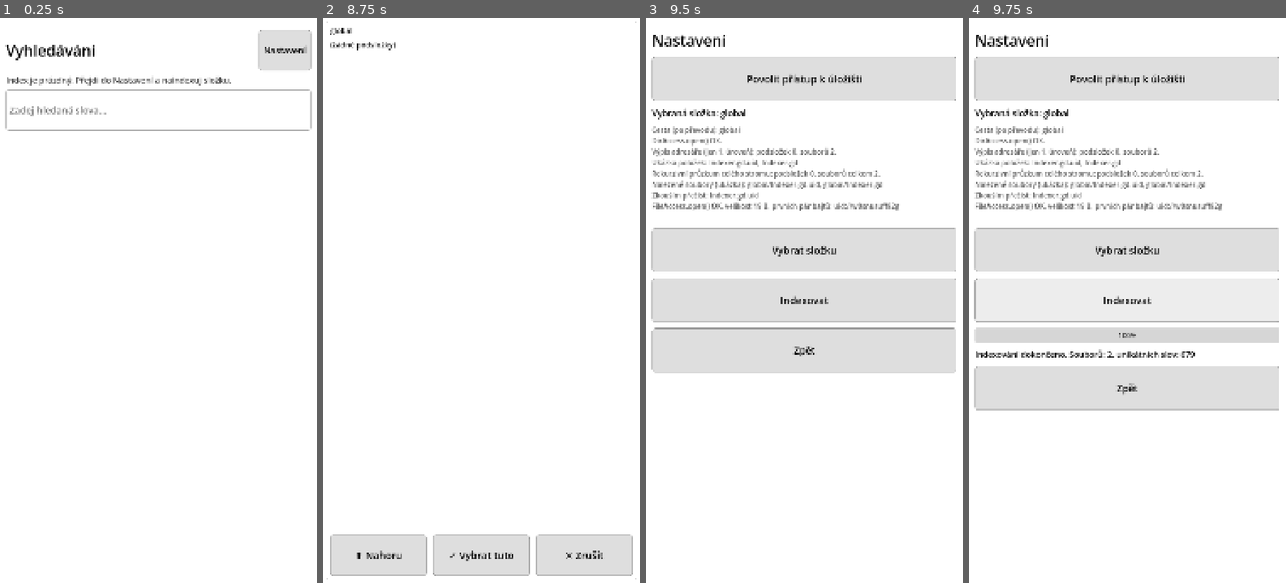
Above: before the commit, frames 1-4 (left to right).
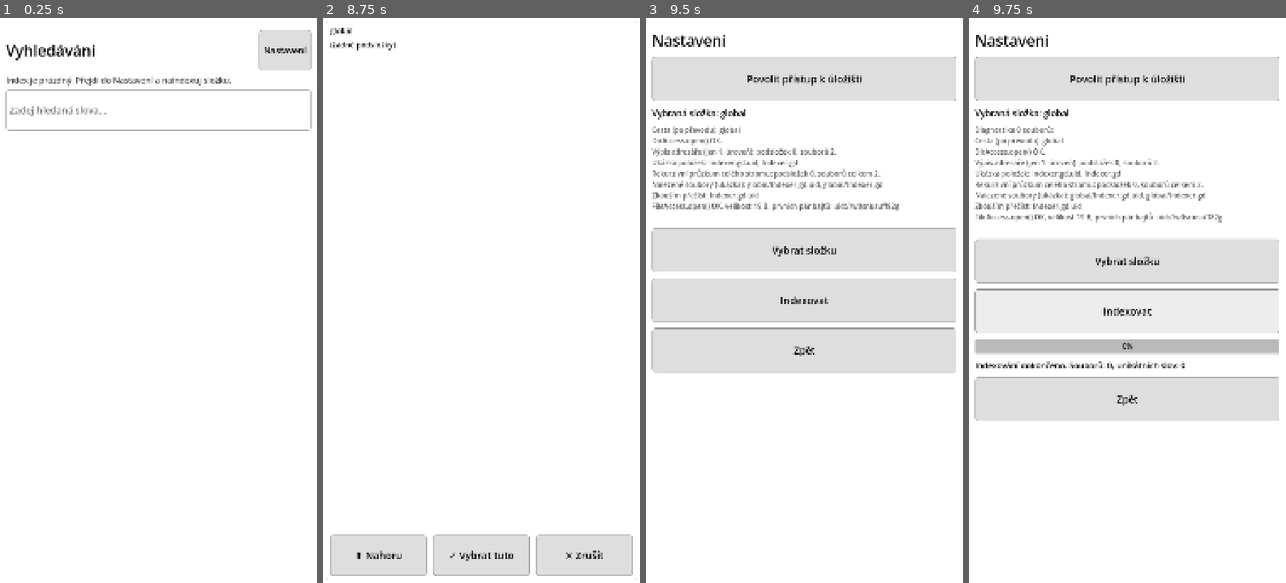
Above: after the commit, the same moments.

Repository: turican0/TextIndexer
Game: Godot game, scene res://scenes/Search.tscn
Two runs of this game, one before a commit and one after it. Both use one fixed random seed, a clock stepped at 60 frames per second and the inputs below.
Inputs (mouse positions are in pixels of both pictures, inside the frame that each line leads up to):
- Up to frame 1 (0.25 s): no input
- Up to frame 2 (8.75 s): click (481, 108) at 0.52 s; type "12" at 0.6 s; click "Nastavení" at 1.25 s; click "Povolit přístup k úložišti" at 2 s; click "Vybrat složku" at 2.75 s; click "Indexovat" at 3.5 s; click "Zpět" at 4.25 s; click "📁 global" at 5 s; click "⬆ Nahoru" at 5.75 s; click "✓ Vybrat tuto" at 6.5 s; click "Povolit přístup k úložišti" at 7.25 s; click "Vybrat složku" at 8 s
- Up to frame 3 (9.5 s): click "✕ Zrušit" at 8.75 s
- Up to frame 4 (9.75 s): click "Indexovat" at 9.5 s

Frames 1-3 are identical in both runs. In frame 4, 16% of the frame differs, in the area x 1-98%, y 19-72%.

Commit message:
update files

Diff:
--- a/global/Indexer.gd
+++ b/global/Indexer.gd
@@ -11,17 +11,10 @@
 const INDEX_PATH := "user://index.json"
 const INDEXING_STATE_PATH := "user://indexing_state.json"  # rozpracovaný (nedokončený) běh indexace
 
-# Přípony, které rovnou přeskočíme bez otevírání (typicky binární/mediální
-# soubory) - čistě kvůli rychlosti, aby se nemusel číst obsah úplně
-# každého souboru. Vše ostatní se posoudí podle obsahu (viz _is_probably_text).
-const SKIP_EXTENSIONS := [
-	"png", "jpg", "jpeg", "gif", "bmp", "webp", "ico", "tga", "exr", "hdr",
-	"mp3", "wav", "ogg", "flac", "mp4", "avi", "mov", "mkv", "webm",
-	"zip", "rar", "7z", "tar", "gz", "bz2",
-	"exe", "dll", "so", "dylib", "bin", "dat", "db", "sqlite", "sqlite3",
-	"ttf", "otf", "woff", "woff2", "pdf",
-	"doc", "docx", "xls", "xlsx", "ppt", "pptx",
-	"class", "jar", "pyc", "o", "obj", "a", "lib", "apk", "aab"
+# Bílá listina - indexují se JEN soubory s těmito příponami. Vše ostatní se
+# přeskočí rovnou bez otevírání.
+const ALLOWED_EXTENSIONS := [
+	"htm", "html", "shtml", "php", "txt"
 ]
 
 # Soubory větší než tohle se přeskočí (kvůli výkonu na mobilu).
@@ -422,7 +415,7 @@
 					await _collect_files_async(full_path, out_files)
 			else:
 				var ext := name.get_extension().to_lower()
-				if not (ext in SKIP_EXTENSIONS) and _is_probably_text(full_path):
+				if (ext in ALLOWED_EXTENSIONS) and _is_probably_text(full_path):
 					out_files.append(full_path)
 
 			_scan_counter += 1
